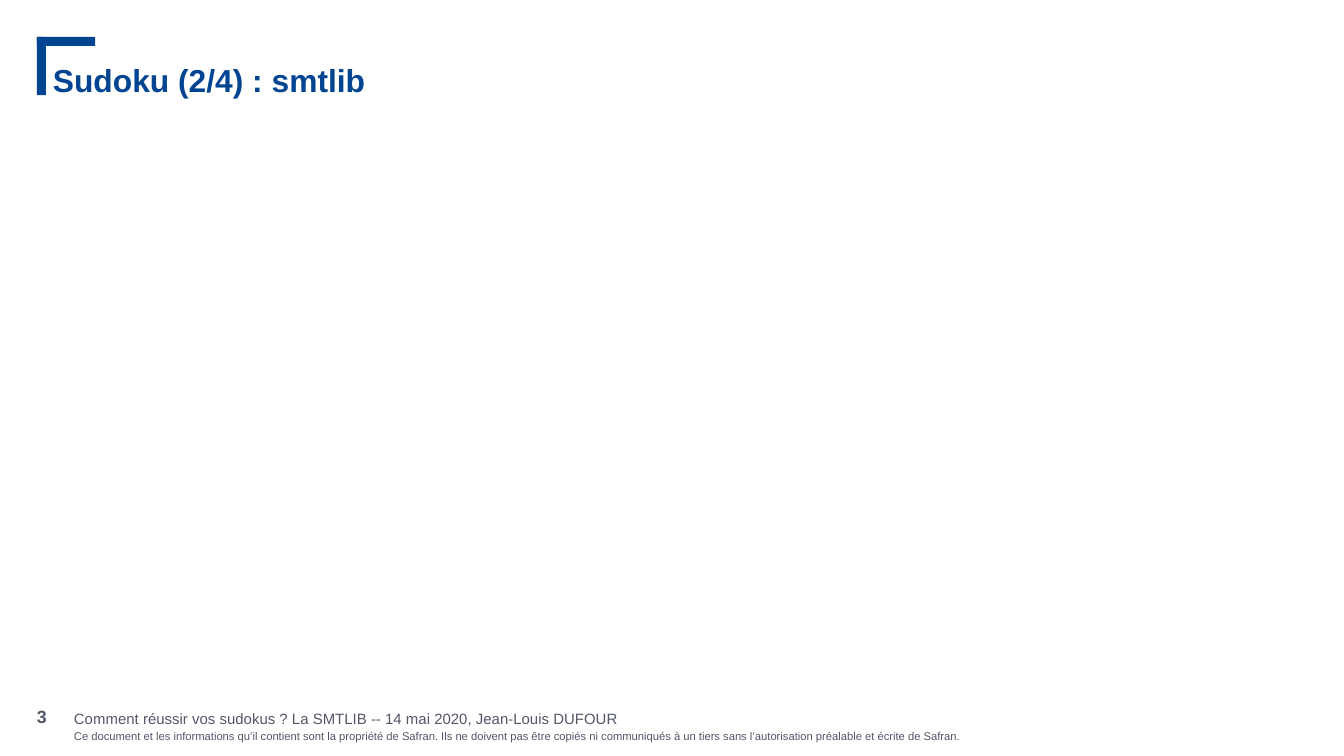
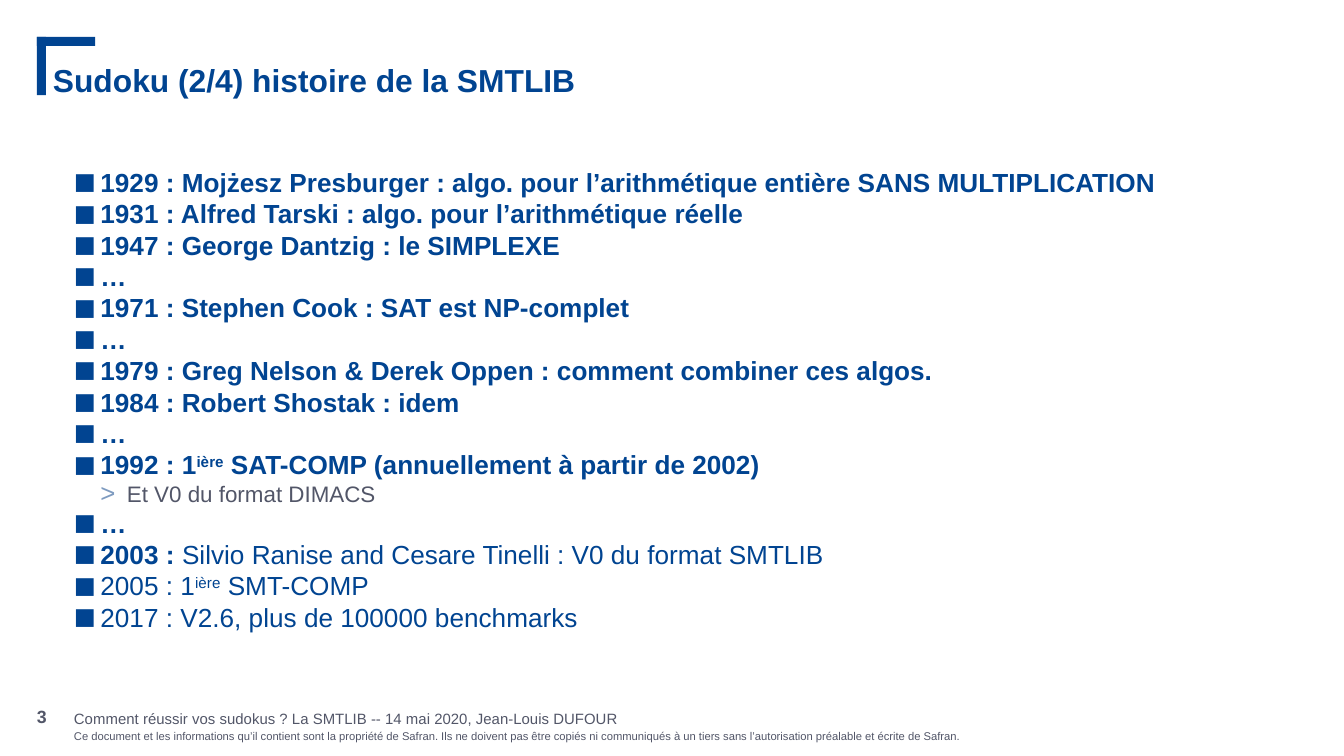
Before and after one commit to JeanLouisDufour/smtlib, a slide deck: slide 3 of sudoku.pptx. Drawn at 1344x756 pixels with LibreOffice and Linux fonts; fonts in the diff are those of the drawing; background and template pictures are left out. Boxes give left, top, right and bottom in pixels: in the first picture for what was removed or moved away, otherwise in the second. Text is boxed around its words. In the diff, an @@ line names an element or a change of style, - is before the commit and + after.

```diff
--- a/sudoku.pptx
+++ b/sudoku.pptx
@@ title at (x1=53, y1=69, x2=575, y2=97): text changed @@
-Sudoku (2/4) : smtlib
+Sudoku (2/4) histoire de la SMTLIB
@@ text added at (x1=100, y1=173, x2=1155, y2=633), 14 pt, text #014491, bold @@
+■ 1929 : Mojżesz Presburger : algo. pour l’arithmétique entière SANS MULTIPLICATION
+■ 1931 : Alfred Tarski : algo. pour l’arithmétique réelle
+■ 1947 : George Dantzig : le SIMPLEXE
+■ …
+■ 1971 : Stephen Cook : SAT est NP-complet
+■ …
+■ 1979 : Greg Nelson & Derek Oppen : comment combiner ces algos.
+■ 1984 : Robert Shostak : idem
+■ …
+■ 1992 : 1ière SAT-COMP (annuellement à partir de 2002)
+  > Et V0 du format DIMACS
+■ …
+■ 2003 : Silvio Ranise and Cesare Tinelli : V0 du format SMTLIB
+■ 2005 : 1ière SMT-COMP
+■ 2017 : V2.6, plus de 100000 benchmarks
```
Also in this commit, not shown: 1 other slide changed.
